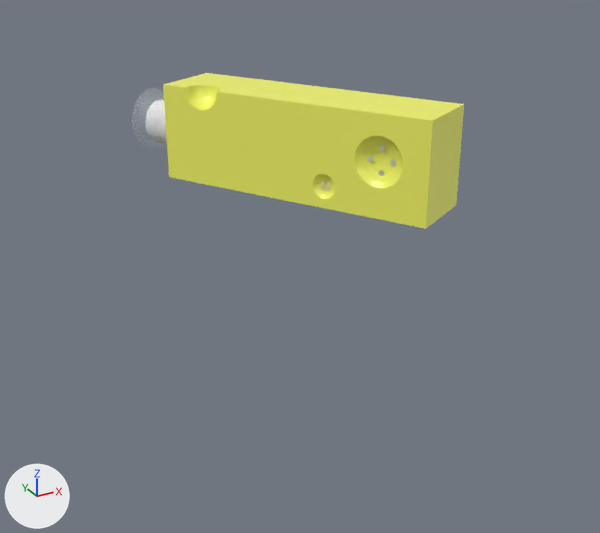
Two versions of the glTF model medias/models/speaker.glb, one commit apart.
Before and after are seen from a camera (50 mm lens) standing at (-44.6, -51.3, 38.6) and looking at (-10.0, 11.5, 7.2). The axes (+X, +Y, +Z) are drawn at lower left. The lights are the same throughout. Where no turn or scale is listed for an object, it has been applied to the vertices. Vertices at the same position are counted once.

Objects in the first picture: 'Box005', 'ContourBat002'.
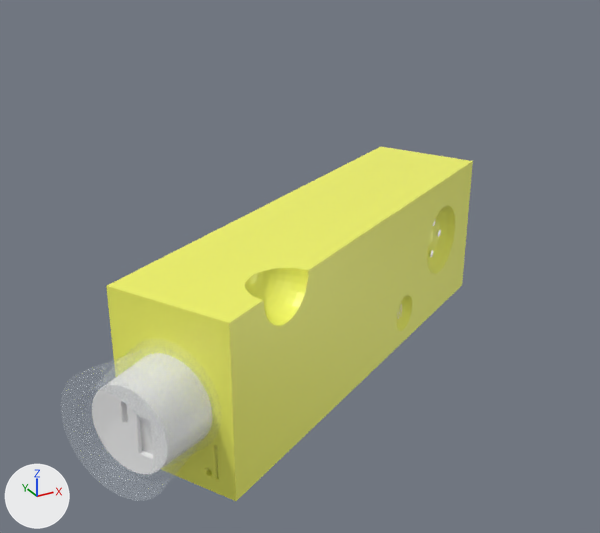
ob_batteryspeaker is not drawn itself; it is the parent of ob_box003, ob_contourbat002, ob_batterie002.

Where the newer file only moved an object's origin or applied its transform, the numbers keep the older frame.

What changed in the scene script:
```text
Change me_box005:
    where me_box005.from_pydata(...)  # 529 vertices, 1054 faces; spans x -15.7..8.4, y -18.8..14.6, z -5.6..5.6
    used by ob_box005; location = (3.96, 31.01, 13.57)
    me_box005 part 1: the whole mesh is turned 89.4 degrees about the z axis through its middle, then moved by (-17.4, -33.9, 0.0)
Change ob_batteryspeaker:
    add ob_batteryspeaker.parent = ob_container001
    ob_batteryspeaker.location: (-5.085, 39.28, 13.49) -> (-40.33, -2.578, 0.168)
    ob_batteryspeaker.rotation_euler: (0.0, 0.0, 0.0) -> (0.0, 0.0, 1.561)  # degrees (0, 0, 0) -> degrees (0, 0, 89)
Add ob_container001:
    ob_container001 = bpy.data.objects.new('Container001', None)
    ob_container001.location = (14.45, -7.426, 13.32)
```

Location of each change, (x1, y1, x2, y2) in pixels of the pictures (600 x 533 px):
'Box005', mesh turned: before (163, 73, 464, 229); after (106, 147, 473, 501)
'ContourBat002', moved, turned: before (132, 88, 167, 147); after (61, 339, 222, 501)
'Batterie002', moved, turned (not visible before): after (92, 390, 153, 474)
'Box003', moved, turned (not visible before): after (140, 420, 153, 454)
